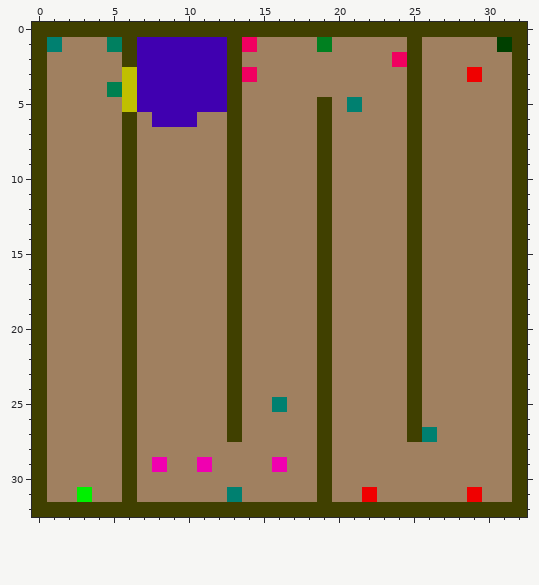
Pixel-art sprite -- levels/glevel2.png. Above, as it was before the edit.
The file is 33x33 pixels.
And afterwards:
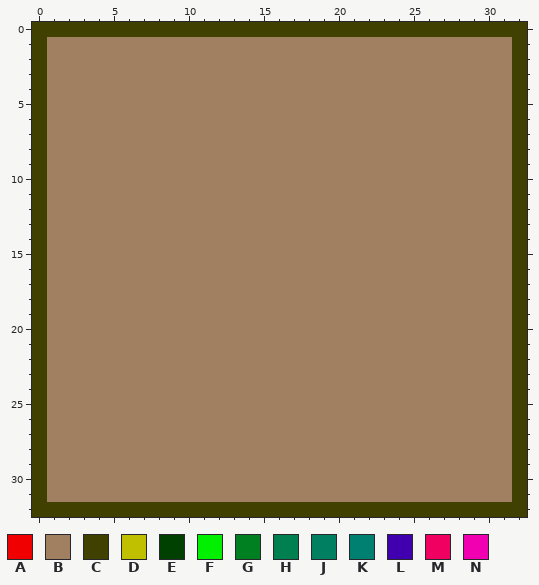
Palette (. is transparent): A #f00000  B #a08060  C #404000  D #c0c000  E #004000  F #00f000  G #008020  H #008050  J #008060  K #008070  L #4000b0  M #f00060  N #f000b0
Diff:
Colour A becomes colour B in row 3 at x 29; in row 31 at x 22 and 29.
Colour C becomes colour B in rows 1 to 2 at x 6, 13 and 25; in rows 3 to 4 at x 13 and 25; in row 5 at x 13, 19 and 25; in rows 6 to 27 at x 6, 13, 19 and 25; in rows 28 to 31 at x 6 and 19.
Colour D becomes colour B in rows 3 to 5 at x 6.
Colour E becomes colour B in row 1 at x 31.
Colour F becomes colour B in row 31 at x 3.
Colour G becomes colour B in row 1 at x 19.
Colour H becomes colour B in row 4 at x 5.
Colour J becomes colour B in row 1 at x 5.
Colour K becomes colour B in row 1 at x 1; in row 5 at x 21; in row 25 at x 16; in row 27 at x 26; in row 31 at x 13.
Colour L becomes colour B in rows 1 to 5 at x 7 to 12; in row 6 at x 8 to 10.
Colour M becomes colour B in row 1 at x 14; in row 2 at x 24; in row 3 at x 14.
Colour N becomes colour B in row 29 at x 8, 11 and 16.
